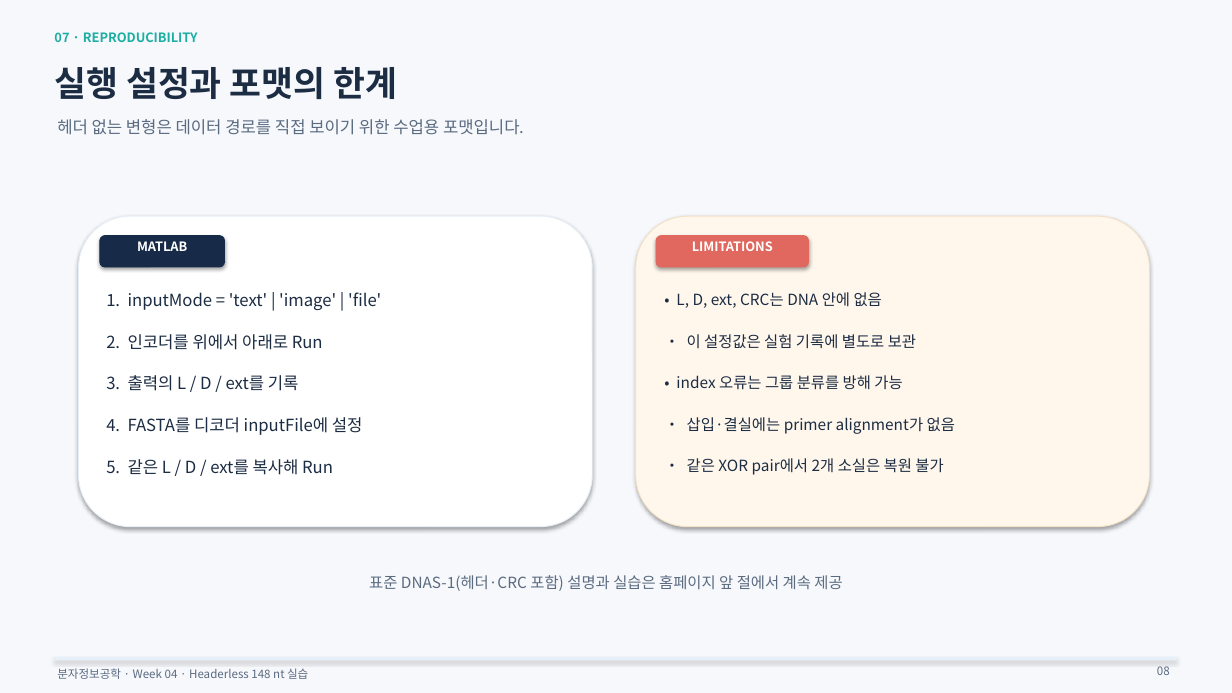
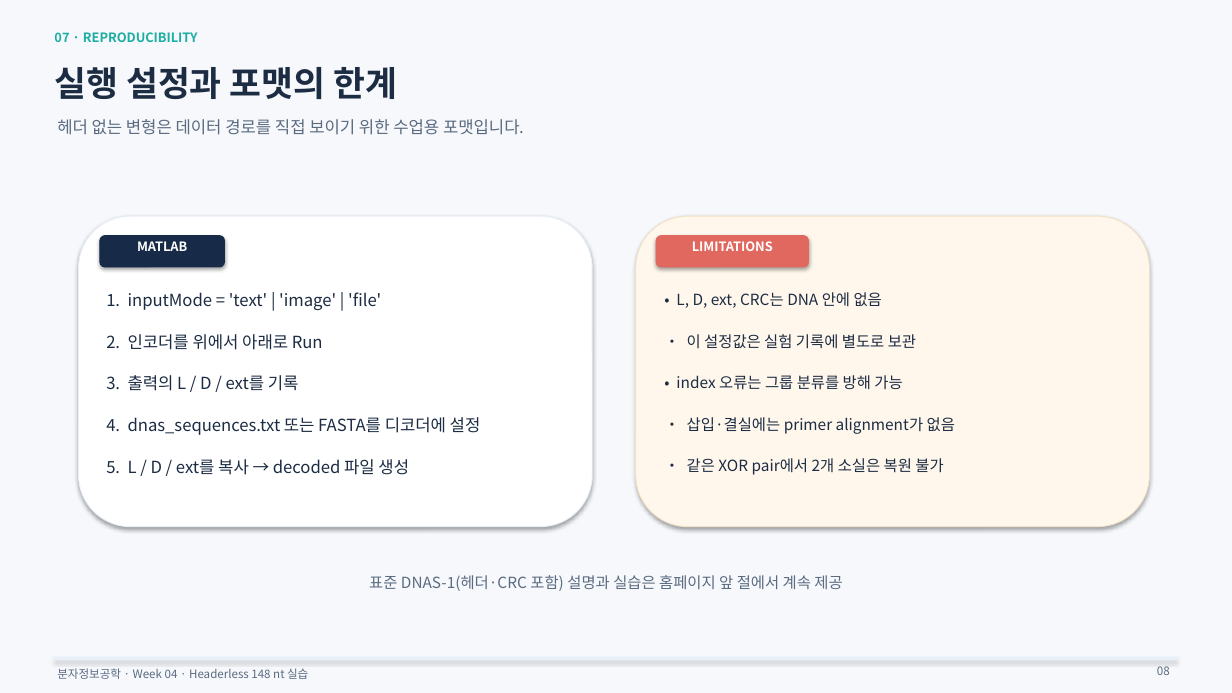
Before and after one commit to bioelectronicsbiooptics/bbl-site, a slide deck: slide 8 of courses/molecular-information-engineering/week04/dna-storage/downloads/DNA_storage_encoding_decoding_4week.pptx. Drawn at 1232x693 pixels with LibreOffice and Linux fonts; fonts in the diff are those of the drawing. Boxes give left, top, right and bottom in pixels: in the first picture for what was removed or moved away, otherwise in the second. Text is boxed around its words. In the diff, an @@ line names an element or a change of style, - is before the commit and + after.

```diff
--- a/courses/molecular-information-engineering/week04/dna-storage/downloads/DNA_storage_encoding_decoding_4week.pptx
+++ b/courses/molecular-information-engineering/week04/dna-storage/downloads/DNA_storage_encoding_decoding_4week.pptx
@@ text at (106, 417, 481, 435): text changed @@
-4. FASTA를 디코더 inputFile에 설정
+4. dnas_sequences.txt 또는 FASTA를 디코더에 설정
@@ text at (106, 459, 409, 475): text changed @@
-5. 같은 L / D / ext를 복사해 Run
+5. L / D / ext를 복사 → decoded 파일 생성
```
Also in this commit, not shown: 2 other slides changed, 11 other files.
